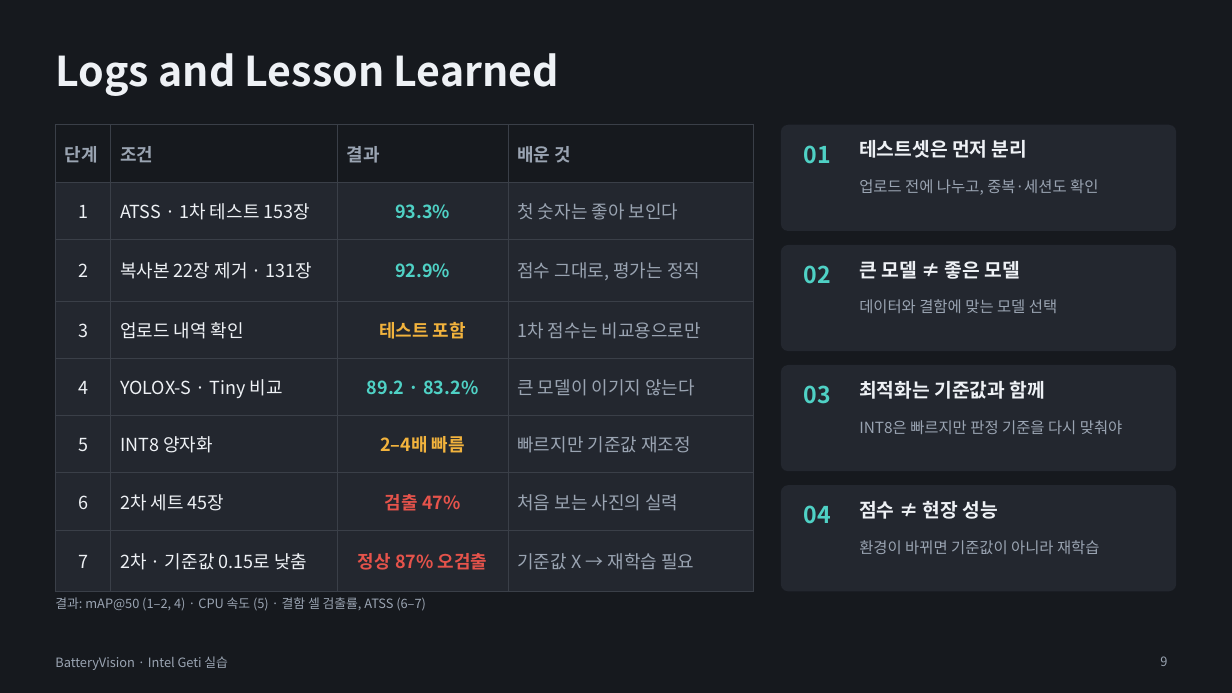
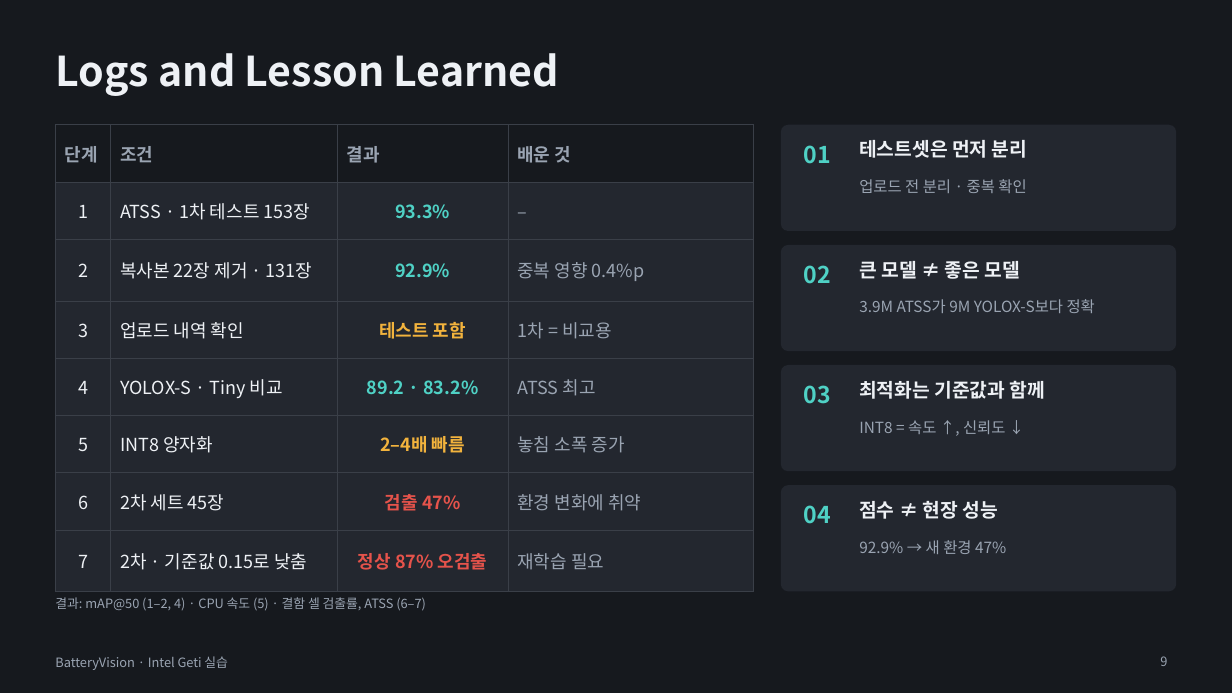
Before and after one commit to se4nchoi/batteryvision, a slide deck: slide 9 of docs/submission/BatteryVision_발표.pptx. Drawn at 1232x693 pixels with LibreOffice and Linux fonts; fonts in the diff are those of the drawing. Boxes give left, top, right and bottom in pixels: in the first picture for what was removed or moved away, otherwise in the second. Text is boxed around its words. In the diff, an @@ line names an element or a change of style, - is before the commit and + after.

```diff
--- a/docs/submission/BatteryVision_발표.pptx
+++ b/docs/submission/BatteryVision_발표.pptx
@@ table at [55,125,753,574] @@
-row 2, column 4: 첫 숫자는 좋아 보인다
+row 2, column 4: –
-row 3, column 4: 점수 그대로, 평가는 정직
+row 3, column 4: 중복 영향 0.4%p
-row 4, column 4: 1차 점수는 비교용으로만
+row 4, column 4: 1차 = 비교용
-row 5, column 4: 큰 모델이 이기지 않는다
+row 5, column 4: ATSS 최고
-row 6, column 4: 빠르지만 기준값 재조정
+row 6, column 4: 놓침 소폭 증가
-row 7, column 4: 처음 보는 사진의 실력
+row 7, column 4: 환경 변화에 취약
-row 8, column 4: 기준값 X → 재학습 필요
+row 8, column 4: 재학습 필요
@@ text at [859,179,1026,193]: text changed @@
-업로드 전에 나누고, 중복·세션도 확인
+업로드 전 분리 · 중복 확인
@@ text at [859,299,1095,313]: text changed @@
-데이터와 결함에 맞는 모델 선택
+3.9M ATSS가 9M YOLOX-S보다 정확
@@ text at [859,420,1005,434]: text changed @@
-INT8은 빠르지만 판정 기준을 다시 맞춰야
+INT8 = 속도 ↑, 신뢰도 ↓
@@ text at [859,540,1006,554]: text changed @@
-환경이 바뀌면 기준값이 아니라 재학습
+92.9% → 새 환경 47%
```
Also in this commit, not shown: 8 other slides changed, 1 other file.
